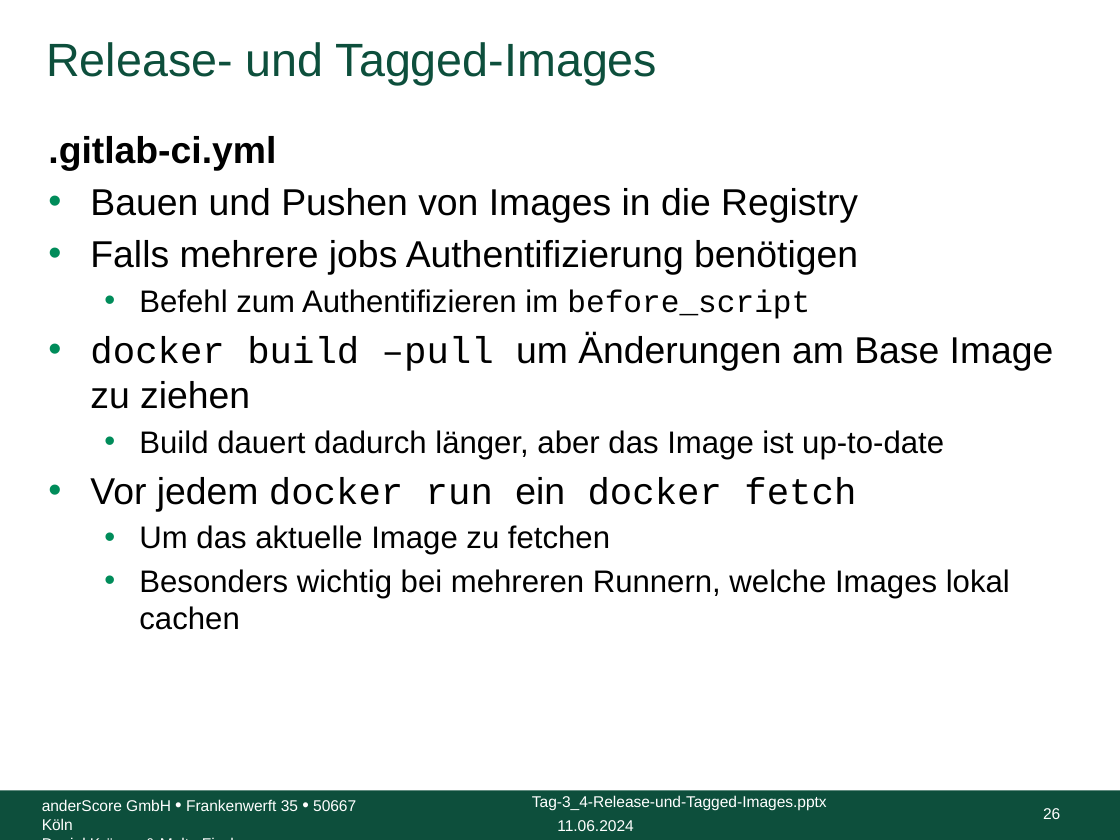
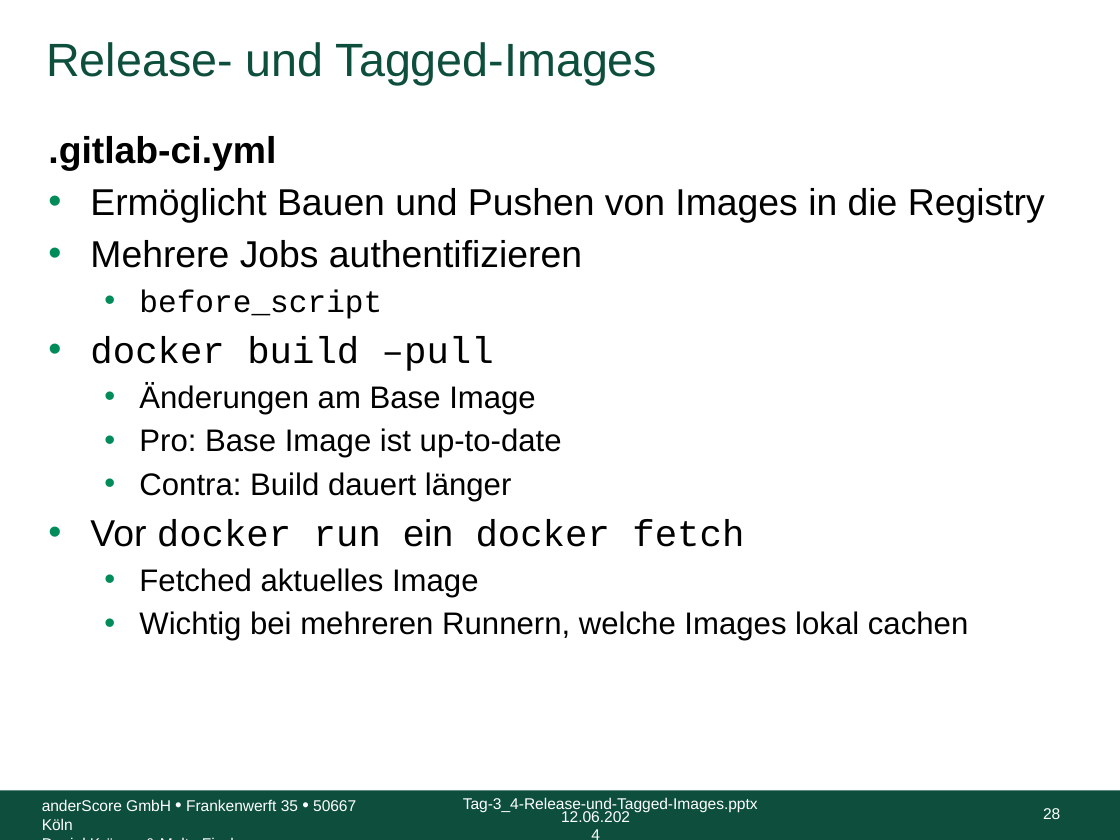
Before and after one commit to anderscore-gmbh/gitlab, a slide deck: slide 28 of slides/Tag-3_4-Release-und-Tagged-Images.pptx (slide 26 before the commit). Drawn at 1120x840 pixels with LibreOffice and Linux fonts; fonts in the diff are those of the drawing; background and template pictures are left out. Boxes give left, top, right and bottom in pixels: in the first picture for what was removed or moved away, otherwise in the second. Text is boxed around its words. In the diff, an @@ line names an element or a change of style, - is before the commit and + after.

```diff
--- a/slides/Tag-3_4-Release-und-Tagged-Images.pptx
+++ b/slides/Tag-3_4-Release-und-Tagged-Images.pptx
@@ text at box(90, 188, 1045, 641): text changed @@
-• Bauen und Pushen von Images in die Registry
-• Falls mehrere jobs Authentifizierung benötigen
-  • Befehl zum Authentifizieren im before_script
-• docker build –pull um Änderungen am Base Image zu ziehen
-  • Build dauert dadurch länger, aber das Image ist up-to-date
-• Vor jedem docker run ein docker fetch
-  • Um das aktuelle Image zu fetchen
-  • Besonders wichtig bei mehreren Runnern, welche Images lokal cachen
+• Ermöglicht Bauen und Pushen von Images in die Registry
+• Mehrere Jobs authentifizieren
+  • before_script
+• docker build –pull
+  • Änderungen am Base Image
+  • Pro: Base Image ist up-to-date
+  • Contra: Build dauert länger
+• Vor docker run ein docker fetch
+  • Fetched aktuelles Image
+  • Wichtig bei mehreren Runnern, welche Images lokal cachen
@@ text "Tag-3_4-Release-und-Tagged-Images.pptx": place and size @@
-text "Tag-3_4-Release-und-Tagged-Images.pptx" at box(532, 795, 827, 811)
+text "Tag-3_4-Release-und-Tagged-Images.pptx" at box(463, 797, 758, 813)
@@ text at box(561, 811, 630, 822): text changed @@
-11.06.2024
+12.06.2024
```
Also in this commit, not shown: 33 other slides changed, 3 slides added.
